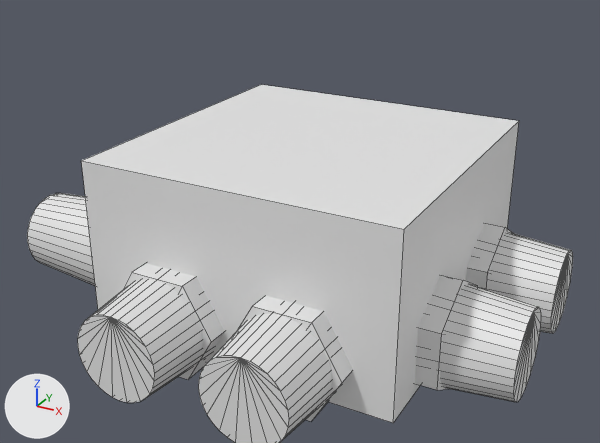
One commit to the OBJ model src/main/resources/assets/electricity/models/dc_string_cable/dc_string_cable_cross.obj: the scene before it, then after it.
Before and after are seen from a 50 mm lens placed at (0.873, -1.211, 0.443), pointed at (0.474, -0.485, 0.08). Every picture has the same lights, and +X, +Y and +Z are marked at lower left. The older version comes first. Mesh edges are drawn as thin lines. Where no turn or scale is listed for an object, it has been applied to the vertices.

The scene before the commit, as lines of its bpy script (objects in view):
```python
me_gland = bpy.data.meshes.new('gland')
me_gland.from_pydata(...)  # 608 vertices, 440 faces; spans x 0.189..0.748, y -0.748..-0.189, z -0.017..0.098
me_gland.materials.append(mat_gland)  # its picture is missing
me_jbox = bpy.data.meshes.new('jbox')
me_jbox.from_pydata(...)  # 8 vertices, 5 faces; spans x 0.338..0.663, y -0.663..-0.338, z 0.0..0.181
me_jbox.materials.append(mat_jbox_side)  # its picture is missing
# before: 4 (0.338, -0.663, 0.181) at pixel (81, 160), 5 (0.663, -0.663, 0.181) at pixel (404, 229), 6 (0.663, -0.338, 0.181) at pixel (519, 120), 7 (0.338, -0.338, 0.181) at pixel (261, 84)
me_jbox_001 = bpy.data.meshes.new('jbox.001')
me_jbox_001.from_pydata([(0.338, -0.663, 0.181), (0.663, -0.663, 0.181), (0.663, -0.338, 0.181), (0.338, -0.338, 0.181)], [], [(0, 1, 2, 3)])
me_jbox_001.materials.append(mat_jbox)  # its picture is missing
ob_gland = bpy.data.objects.new('gland', me_gland)
ob_gland.location = (0.0, 0.0, 0.0)
ob_jbox = bpy.data.objects.new('jbox', me_jbox)
ob_jbox.location = (0.0, 0.0, 0.0)
ob_jbox_001 = bpy.data.objects.new('jbox.001', me_jbox_001)
ob_jbox_001.location = (0.0, 0.0, 0.0)
```
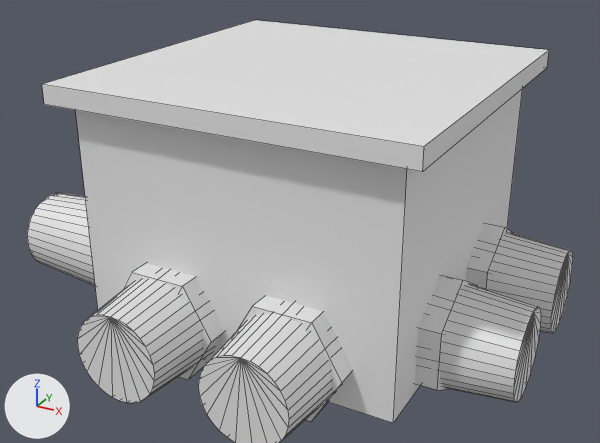
Where the change shows, as pixel boxes [x1, y1, x2, y2] in the pictures (600 x 443 px):
'jbox', reshaped (16% wider, 24% taller)
    before: [81, 122, 519, 423]
    after: [42, 51, 549, 423]
'jbox.001', reshaped (16% wider, 12% shorter)
    before: [82, 85, 519, 229]
    after: [44, 20, 549, 146]
part 1 of me_jbox, added
    after: [42, 51, 549, 172]
part 2 of me_jbox, built on
    before: [81, 122, 519, 367]
    after: [76, 88, 523, 367]

What the commit changed:
me_jbox is used by ob_jbox; location (0.0, 0.0, 0.0).
Verts and faces of me_jbox; kept vertices keep their numbers, new ones are numbered from 8.
me_jbox had 8 vertices, 5 faces and spanned x 0.338..0.663, y -0.663..-0.338, z 0.0..0.181.
me_jbox now has 16 vertices, 11 faces and spans x 0.319..0.681, y -0.681..-0.319, z 0.0..0.256.
me_jbox part 1: the loose piece of 8 vertices spanning x 0.338..0.663, y -0.663..-0.338, z 0.0..0.181 is copied, and the copy is scaled about its middle by (1.12, 1.12, 0.103), then moved by (0.0, 0.0, 0.156); it spans x 0.319..0.681, y -0.681..-0.319, z 0.238..0.256.
Part 2, on me_jbox:
Vertex 4 moves to (0.338, -0.663, 0.238).
Vertex 5 moves to (0.663, -0.663, 0.238).
Vertex 6 moves to (0.663, -0.337, 0.238).
Vertex 7 moves to (0.338, -0.337, 0.238).
New faces: (4, 5, 6, 7).
me_jbox_001 is used by ob_jbox_001; location (0.0, 0.0, 0.0).
me_jbox_001 had 4 vertices, 1 face and spanned x 0.338..0.663, y -0.663..-0.338, z 0.181.
me_jbox_001 now has 4 vertices, 1 face and spans x 0.319..0.681, y -0.681..-0.319, z 0.256.
Part 3, on me_jbox_001:
Vertex 0 of me_jbox_001 moves from (0.338, -0.663, 0.181) at pixel (81, 160) to (0.319, -0.681, 0.256) at pixel (41, 83).
Vertex 1 of me_jbox_001 moves from (0.663, -0.663, 0.181) at pixel (404, 229) to (0.681, -0.681, 0.256) at pixel (424, 146).
Vertex 2 of me_jbox_001 moves from (0.663, -0.338, 0.181) at pixel (519, 120) to (0.681, -0.319, 0.256) at pixel (549, 49).
Vertex 3 of me_jbox_001 moves from (0.338, -0.338, 0.181) at pixel (261, 84) to (0.319, -0.319, 0.256) at pixel (255, 19).
